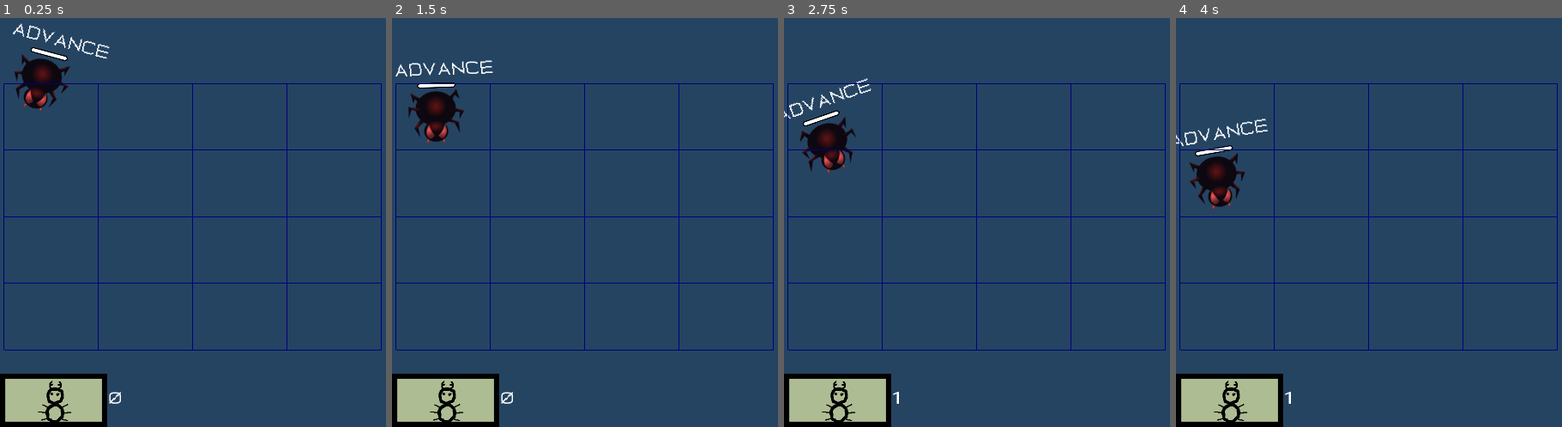
Above: before the commit, frames 1-4 (left to right).
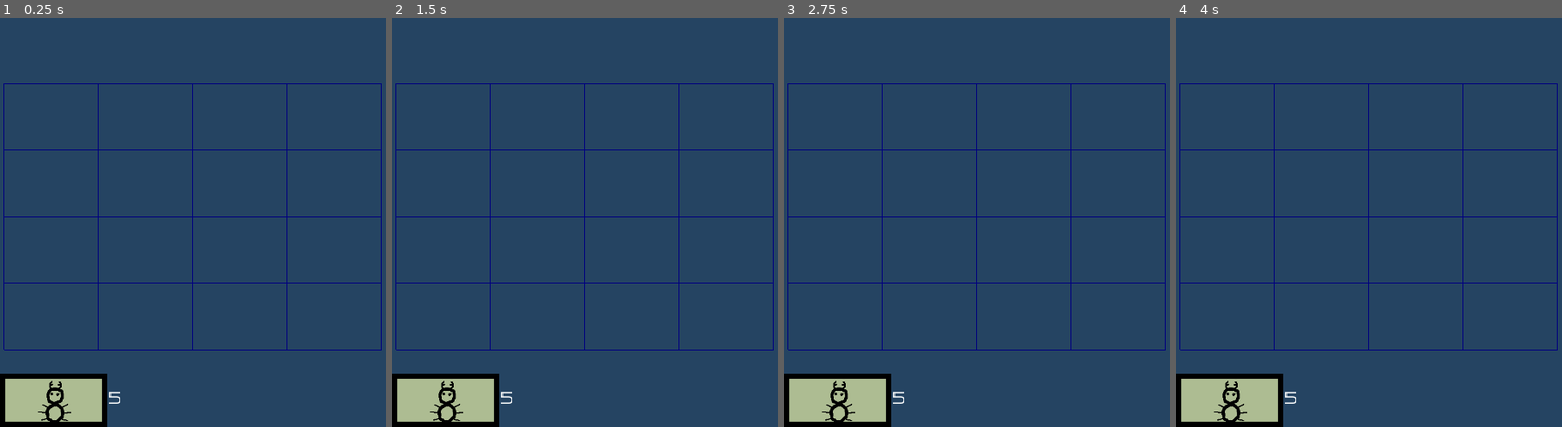
Above: after the commit, the same moments.

Repository: algch/Pest-Control
Game: Godot game, scene res://game_modes/Waves.tscn
Same seed, same stepped clock (60 frames per second), same inputs: the game is played once before the commit and once after it.
Inputs (mouse positions are in pixels of both pictures, inside the frame that each line leads up to):
- Up to frame 1 (0.25 s): no input
- Up to frame 2 (1.5 s): click (446, 398) at 0.5 s; click (446, 398) at 1.25 s
- Up to frame 3 (2.75 s): click (838, 398) at 2 s
- Up to frame 4 (4 s): move the mouse to (1453, 50) at 2.77 s; move the mouse to (1291, 116) at 3.52 s

The runs differ from the first frame. In frame 1, 1.6% of the frame differs, in the area x 3-32%, y 1-95%; in frame 2, 1.6%; in frame 3, 1.5%; in frame 4, 1.5%.

Commit message:
added frog lifespan and egg production

Diff:
--- a/draggable_items/ItemHandler.gd
+++ b/draggable_items/ItemHandler.gd
@@ -1,7 +1,7 @@
 extends Node2D
 
 
-signal money_changed(value) # should be eggs, not money
+signal eggs_changed(value)
 
 var male_frog_class = preload("res://draggable_items/frog/MaleFrog.tscn")
 var female_frog_class = preload("res://draggable_items/frog/FemaleFrog.tscn")
@@ -14,8 +14,7 @@
 var vertical_slots = 4
 onready var h_slot_size = $DraggableArea.position.x / self.horizontal_slots
 onready var v_slot_size = $DraggableArea.position.y / self.vertical_slots
-var money = 0 setget set_money # should be eggs, not money
-var money_increase := 1 # should be eggs, not money
+var eggs = 5 setget set_eggs # should be eggs, not eggs
 
 var cells := []
 
@@ -38,12 +37,18 @@
 	func get_center_position():
 		return self.top_left + (self.bottom_right - self.top_left) / 2
 
-func set_money(new_money):
-	money = new_money
-	emit_signal("money_changed", self.money)
+func set_eggs(new_eggs):
+	eggs = new_eggs
+	emit_signal("eggs_changed", self.eggs)
 
-func _on_MoneyTimer_timeout():
-	self.money += money_increase
+func _on_EggTimer_timeout():
+	self.eggs += _get_eggs()
+
+func _get_eggs():
+	var males = len(get_tree().get_nodes_in_group("males"))
+	var females = len(get_tree().get_nodes_in_group("females"))
+
+	return min(males, females)
 
 func _find_cell(pos : Vector2):
 	for cell in cells:
@@ -55,7 +60,7 @@
 		return
 
 	var item = instance_item_by_name(item_name)
-	if self.money < item.cost:
+	if self.eggs < item.cost:
 		return
 
 	spawn_item(item, pos)
@@ -129,7 +134,7 @@
 	if not found_cell or not found_cell.is_free:
 		return
 
-	self.money -= item.cost
+	self.eggs -= item.cost
 
 	var item_pos = found_cell.get_center_position() + self.position
 	item.position = item_pos
@@ -160,6 +165,8 @@
 			local_y += self.v_slot_size
 		local_x += self.h_slot_size
 
+	emit_signal("eggs_changed", self.eggs)
+
 func _process(_delta):
 	update()
 
--- a/draggable_items/ItemHandler.tscn
+++ b/draggable_items/ItemHandler.tscn
@@ -12,7 +12,7 @@
 
 [node name="Projectiles" type="Node" parent="."]
 
-[node name="MoneyTimer" type="Timer" parent="."]
-wait_time = 2.5
+[node name="EggTimer" type="Timer" parent="."]
+wait_time = 10.0
 autostart = true
-[connection signal="timeout" from="MoneyTimer" to="." method="_on_MoneyTimer_timeout"]
+[connection signal="timeout" from="EggTimer" to="." method="_on_EggTimer_timeout"]
--- a/draggable_items/frog/FemaleFrog.tscn
+++ b/draggable_items/frog/FemaleFrog.tscn
@@ -63,6 +63,10 @@
 [node name="PunchSound" type="AudioStreamPlayer" parent="."]
 stream = ExtResource( 5 )
 volume_db = -10.0
+
+[node name="LifeTimer" type="Timer" parent="."]
+autostart = true
 [connection signal="pressed" from="SelectorButton" to="." method="_on_SelectorButton_pressed"]
 [connection signal="released" from="SelectorButton" to="." method="_on_SelectorButton_released"]
 [connection signal="timeout" from="CooldownTimer" to="." method="_on_CooldownTimer_timeout"]
+[connection signal="timeout" from="LifeTimer" to="." method="_on_LifeTimer_timeout"]
--- a/draggable_items/frog/Frog.gd
+++ b/draggable_items/frog/Frog.gd
@@ -4,7 +4,7 @@
 signal destroyed(cell_index)
 
 var projectile_class = preload("./Projectile.tscn")
-# listeing for input state may be better, use states instead
+# listening for input state may be better, use states instead
 var reference_pos := Vector2()
 var team = "PLAYER"
 var max_health = 3.0
@@ -14,6 +14,8 @@
 var can_shoot = true
 var shoot_range = 220.0
 var action_thereshold = 10.0
+var life_span = 30.0
+onready var health_decrease =  (max_health / life_span) * $LifeTimer.wait_time
 
 class_name Frog
 
@@ -34,9 +36,6 @@
 			self.reference_pos = Vector2()
 		STATE.AIMING:
 			self.reference_pos = get_global_mouse_position()
-			# if self.reference_pos.distance_to(self.global_position) <= $SelectorButton.shape.radius:
-			# 	current_state = STATE.IDLE
-			# 	self.reference_pos = Vector2()
 
 func set_health(new_health):
 	if new_health <= 0:
@@ -56,6 +55,9 @@
 	$CooldownTimer.stop()
 	$CooldownBar.visible = false
 	self.can_shoot = true
+
+func _on_LifeTimer_timeout():
+	self.health -= health_decrease
 
 func _on_SelectorButton_pressed():
 	self.current_state = STATE.AIMING
--- a/draggable_items/frog/MaleFrog.tscn
+++ b/draggable_items/frog/MaleFrog.tscn
@@ -65,6 +65,10 @@
 [node name="PunchSound" type="AudioStreamPlayer" parent="."]
 stream = ExtResource( 5 )
 volume_db = -10.0
+
+[node name="LifeTimer" type="Timer" parent="."]
+autostart = true
 [connection signal="pressed" from="SelectorButton" to="." method="_on_SelectorButton_pressed"]
 [connection signal="released" from="SelectorButton" to="." method="_on_SelectorButton_released"]
 [connection signal="timeout" from="CooldownTimer" to="." method="_on_CooldownTimer_timeout"]
+[connection signal="timeout" from="LifeTimer" to="." method="_on_LifeTimer_timeout"]
--- a/enemies/Enemy.gd
+++ b/enemies/Enemy.gd
@@ -27,7 +27,7 @@
 # handle multiple ???
 func handle_poisoned(pois_dam, pois_time):
 	self.poison_damage = pois_dam
-	self.poison_time = pois_time
+	self.poison_time += pois_time
 	$PoisonedTimer.start()
 	self.speed /= 2
 	self.rotation_delta /= 2
--- a/game_modes/Waves.tscn
+++ b/game_modes/Waves.tscn
@@ -1,10 +1,9 @@
-[gd_scene load_steps=9 format=2]
+[gd_scene load_steps=8 format=2]
 
 [ext_resource path="res://gui/Gui.tscn" type="PackedScene" id=1]
 [ext_resource path="res://game_modes/Waves.gd" type="Script" id=2]
 [ext_resource path="res://fonts/gearus/GearusSerifBook.otf" type="DynamicFontData" id=3]
 [ext_resource path="res://game_modes/Spawner.tscn" type="PackedScene" id=4]
-[ext_resource path="res://enemies/spider/Spider.tscn" type="PackedScene" id=5]
 [ext_resource path="res://draggable_items/ItemHandler.tscn" type="PackedScene" id=6]
 [ext_resource path="res://draggable_items/frog/sounds/SwampAmbience.ogg" type="AudioStream" id=7]
 
@@ -23,9 +22,6 @@
 polygon = PoolVector2Array( 0, 0, 0, 1176, 720, 1176, 720, 0, 720, -192, 0, -192, 0, -184, 712, -184, 712, 0, 712, 1168, 8, 1168, 8, 0, 8, -184, 0, -184 )
 
 [node name="Gui" parent="." instance=ExtResource( 1 )]
-
-[node name="Spider2" parent="." instance=ExtResource( 5 )]
-position = Vector2( 80, 608 )
 
 [node name="Sprite" type="Sprite" parent="."]
 
@@ -54,4 +50,4 @@
 [connection signal="dragging_started" from="Gui" to="." method="_on_Gui_dragging_started"]
 [connection signal="item_dragged" from="Gui" to="ItemHandler" method="_on_Gui_item_dragged"]
 [connection signal="spawned" from="Spawner" to="." method="_on_Spawner_spawned"]
-[connection signal="money_changed" from="ItemHandler" to="Gui" method="_on_ItemHandler_money_changed"]
+[connection signal="eggs_changed" from="ItemHandler" to="Gui" method="_on_ItemHandler_eggs_changed"]
--- a/gui/Gui.gd
+++ b/gui/Gui.gd
@@ -11,5 +11,5 @@
 func item_dragging_started(texture, cost):
 	emit_signal("dragging_started", texture, cost)
 
-func _on_ItemHandler_money_changed(new_money):
-	$GuiController/HBoxContainer/Label.set_text(str(new_money))
+func _on_ItemHandler_eggs_changed(new_eggs):
+	$GuiController/HBoxContainer/Label.set_text(str(new_eggs))
